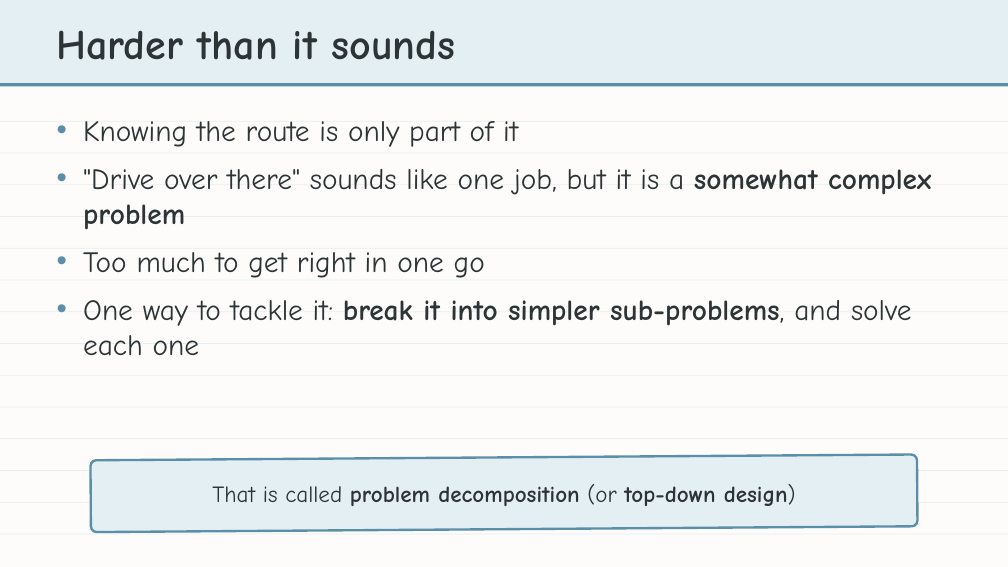
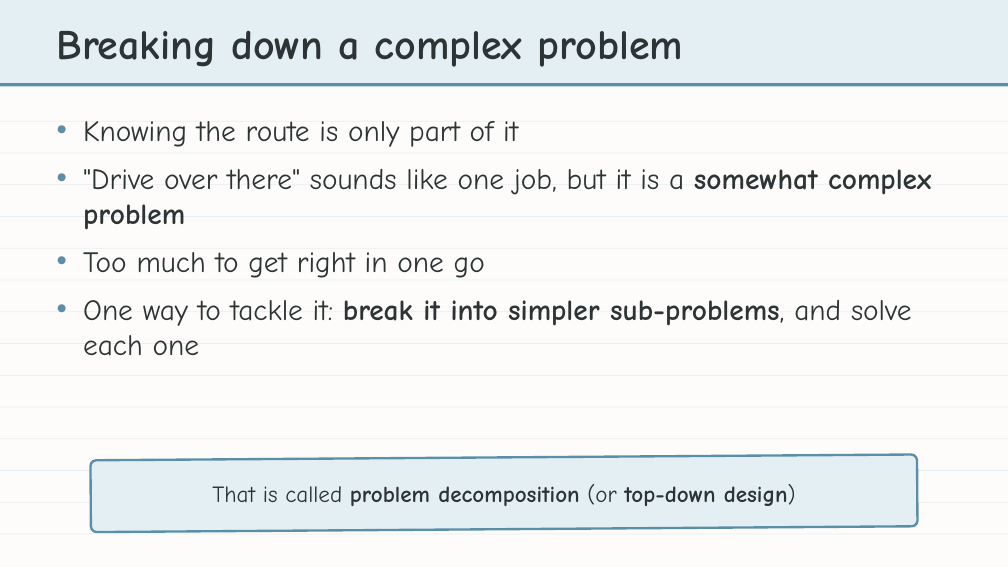
Before and after one commit to bradamiller/LearningPython, a slide deck: slide 5 of static/slides/module-04-manhattan/module-4-lesson-00-overview.pptx. Drawn at 1008x567 pixels with LibreOffice and Linux fonts; fonts in the diff are those of the drawing. Boxes give left, top, right and bottom in pixels: in the first picture for what was removed or moved away, otherwise in the second. Text is boxed around its words. In the diff, an @@ line names an element or a change of style, - is before the commit and + after.

```diff
--- a/static/slides/module-04-manhattan/module-4-lesson-00-overview.pptx
+++ b/static/slides/module-04-manhattan/module-4-lesson-00-overview.pptx
@@ text at (57, 31, 683, 67): text changed @@
-Harder than it sounds
+Breaking down a complex problem
```
Also in this commit, not shown: 2 other files.
